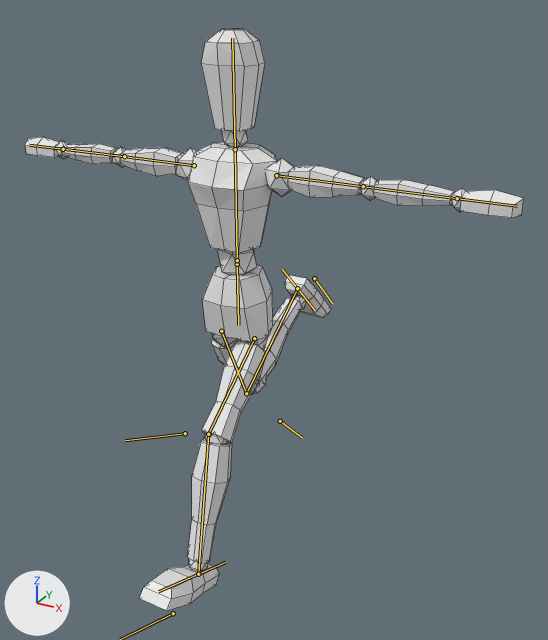
The Blender file main/person/manikin.blend, before and after one commit.
Rendered twice from a camera (50 mm lens) standing at (0.924, -1.494, 1.386) and looking at (0.064, 0.069, 0.604). Every picture has the same lights, and +X, +Y and +Z are marked at lower left. The bones that bend it are drawn over the model as lines. Mesh edges are drawn as thin lines.

The first picture shows 'arms', 'head', 'legs', 'neckball', 'torso', 'torsoball', 'waist'.
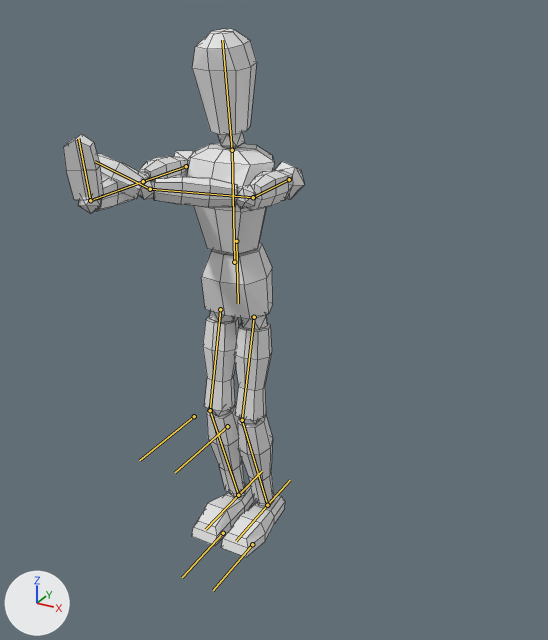
The newer file adds an action. The first version stands in its rest pose; the second is drawn at frame 0 of the action 'upper_attack_idle-loop'.

Pixel boxes [x1, y1, x2, y2] of what changed, in the pictures (548 x 640 px):
'legs', posed (51% narrower, 27% shorter)
    before: [139, 275, 331, 611]
    after: [192, 311, 285, 557]
'arms', posed (51% narrower)
    before: [25, 137, 524, 218]
    after: [63, 134, 305, 213]
'torso', posed
    before: [188, 142, 277, 253]
    after: [186, 143, 274, 254]
'head', posed
    before: [201, 29, 265, 131]
    after: [192, 29, 257, 135]
'waist', posed
    before: [202, 265, 273, 342]
    after: [201, 243, 273, 319]
'neckball', posed
    before: [221, 130, 248, 147]
    after: [218, 132, 245, 148]
bone 'waist', root to tip
    before: (237, 264) to (238, 325)
    after: (236, 241) to (238, 303)
bone 'foot.control.L', root to tip
    before: (173, 613) to (120, 639)
    after: (252, 544) to (213, 590)
bone 'foot.control.R', root to tip
    before: (314, 278) to (332, 303)
    after: (223, 533) to (182, 577)
bone 'torso', root to tip
    before: (237, 260) to (235, 149)
    after: (234, 262) to (232, 150)
bone 'head', root to tip
    before: (235, 149) to (232, 38)
    after: (232, 150) to (222, 40)
bone 'shoulder.L', root to tip
    before: (276, 175) to (363, 186)
    after: (289, 179) to (253, 197)
bone 'arm.L', root to tip
    before: (363, 186) to (457, 198)
    after: (253, 197) to (150, 189)
bone 'hand.L', root to tip
    before: (457, 198) to (517, 206)
    after: (150, 189) to (95, 161)
bone 'shoulder.R', root to tip
    before: (194, 165) to (124, 156)
    after: (186, 166) to (143, 181)
bone 'hand.R', root to tip
    before: (63, 149) to (29, 145)
    after: (90, 200) to (78, 138)

Diff of the bpy script that builds the scene:
```diff
--- a/main/person/manikin.blend.py
+++ b/main/person/manikin.blend.py
@@ bone_waist @@
 bone_waist = bpy.data.objects['Bottom'].pose.bones['waist']
-bone_waist.location = (0.0, 0.084, 0.0)
+bone_waist.location = (0.0, 0.025, 0.0)
@@ bone_foot_control_l @@
 bone_foot_control_l = bpy.data.objects['Bottom'].pose.bones['foot.control.L']
-bone_foot_control_l.location = (0.0, 0.414, 0.07)
-bone_foot_control_l.rotation_quaternion = (0.976, 0.218, 0.0, 0.0)  # degrees (25, 0, 0)
+bone_foot_control_l.location = (0.0, 0.038, 0.0)
+bone_foot_control_l.rotation_quaternion = (1.0, 0.0, 0.0, 0.0)  # degrees (0, 0, 0)
@@ bone_foot_control_r @@
 bone_foot_control_r = bpy.data.objects['Bottom'].pose.bones['foot.control.R']
-bone_foot_control_r.location = (0.0, -0.53, 0.595)
-bone_foot_control_r.rotation_quaternion = (0.369, -0.929, 0.0, 0.0)  # degrees (-137, 0, 0)
+bone_foot_control_r.location = (0.0, 0.038, 0.0)
+bone_foot_control_r.rotation_quaternion = (1.0, 0.0, 0.0, 0.0)  # degrees (0, 0, 0)
@@ bone_torso @@
 bone_torso = bpy.data.objects['Top'].pose.bones['torso']
-bone_torso.location = (0.0, 0.0, 0.0)
+bone_torso.location = (0.0, 0.0, 0.012)
@@ bone_head @@
 bone_head = bpy.data.objects['Top'].pose.bones['head']  # child of 'torso'
-bone_head.rotation_quaternion = (1.0, 0.0, 0.0, 0.0)  # degrees (0, 0, 0)
+bone_head.rotation_quaternion = (0.998, 0.061, 0.0, 0.0)  # degrees (7, 0, 0)
@@ bone_shoulder_l @@
 bone_shoulder_l = bpy.data.objects['Top'].pose.bones['shoulder.L']  # child of 'torso'
-bone_shoulder_l.location = (0.0, 0.0, 0.0)
-bone_shoulder_l.rotation_quaternion = (1.0, 0.0, 0.0, 0.0)  # degrees (0, 0, 0)
+bone_shoulder_l.location = (0.006, 0.03, -0.015)
+bone_shoulder_l.rotation_quaternion = (0.484, 0.445, -0.577, -0.484)  # degrees (94, -7, -98)
@@ bone_arm_l @@
 bone_arm_l = bpy.data.objects['Top'].pose.bones['arm.L']  # child of 'shoulder.L'
-bone_arm_l.rotation_quaternion = (1.0, 0.0, 0.0, 0.0)  # degrees (0, 0, 0)
+bone_arm_l.rotation_quaternion = (0.843, -0.06, -0.057, -0.532)  # degrees (-2, -9, -64)
@@ bone_hand_l @@
 bone_hand_l = bpy.data.objects['Top'].pose.bones['hand.L']  # child of 'arm.L'
-bone_hand_l.rotation_quaternion = (1.0, 0.0, 0.0, 0.0)  # degrees (0, 0, 0)
+bone_hand_l.rotation_quaternion = (0.759, 0.192, 0.622, 0.011)  # degrees (64, 70, 49)
@@ bone_shoulder_r @@
 bone_shoulder_r = bpy.data.objects['Top'].pose.bones['shoulder.R']  # child of 'torso'
-bone_shoulder_r.location = (0.0, 0.0, 0.0)
-bone_shoulder_r.rotation_quaternion = (1.0, 0.0, 0.0, 0.0)  # degrees (0, 0, 0)
+bone_shoulder_r.location = (0.012, 0.007, -0.001)
+bone_shoulder_r.rotation_quaternion = (0.444, 0.527, 0.47, -0.551)  # degrees (93, 93, -7)
@@ bone_hand_r @@
 bone_hand_r = bpy.data.objects['Top'].pose.bones['hand.R']  # child of 'arm.R'
-bone_hand_r.rotation_quaternion = (1.0, 0.0, 0.0, 0.0)  # degrees (0, 0, 0)
+bone_hand_r.rotation_quaternion = (0.606, -0.399, -0.482, -0.49)  # degrees (-3, -78, -76)
```
